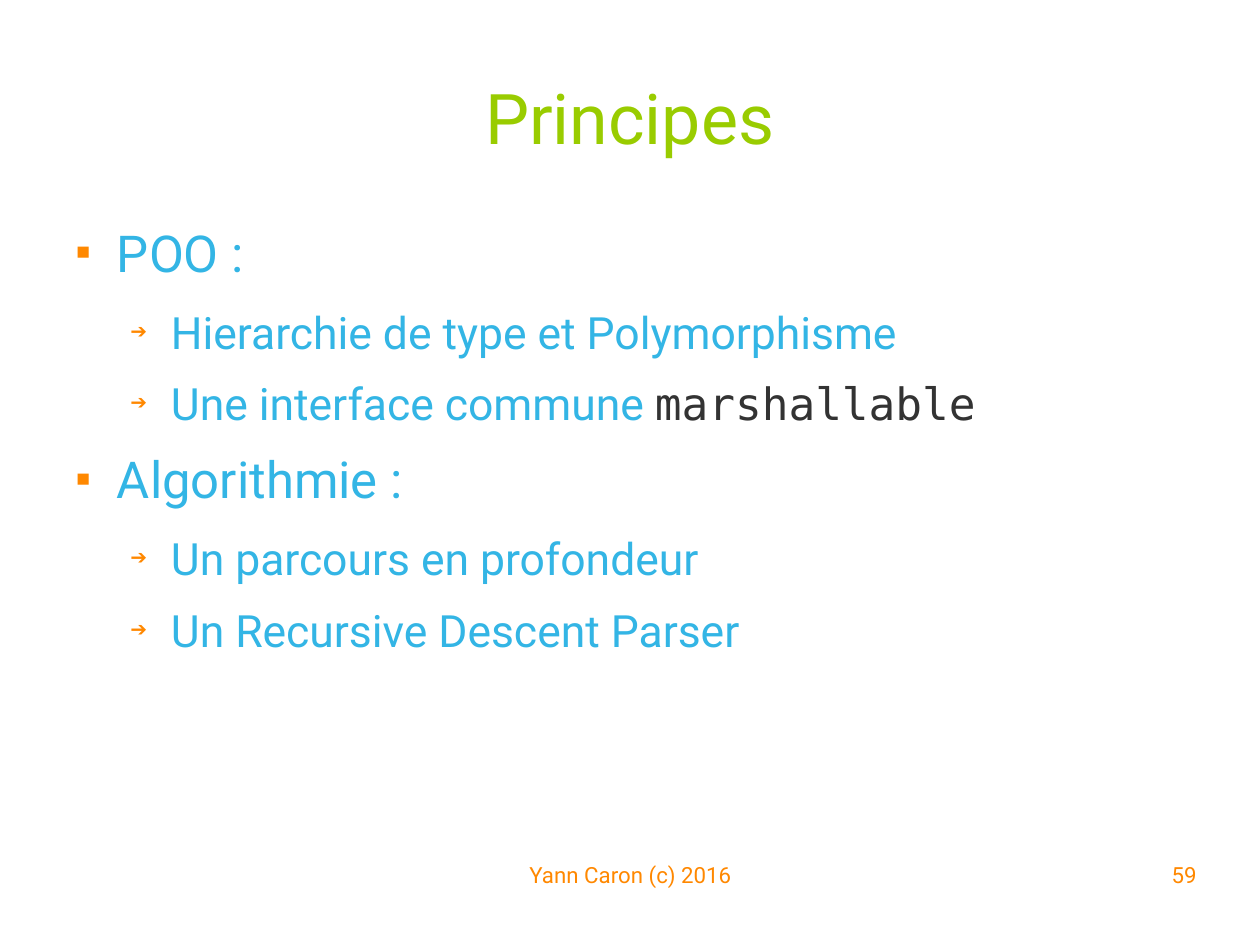
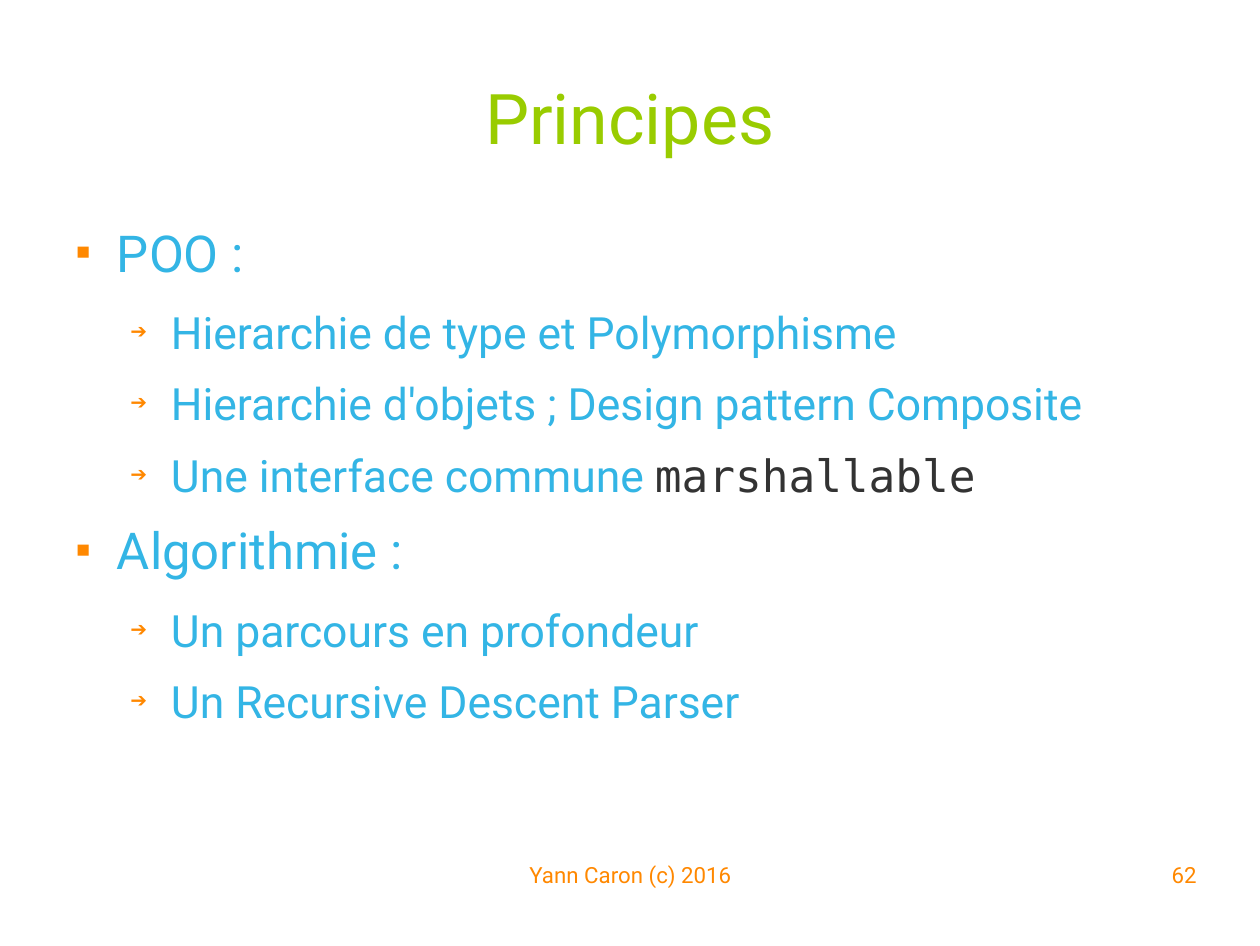
Before and after one commit to YannCaron/Android-ENSG, a slide deck: slide 62 of 10 - Spatialite.odp (slide 59 before the commit). Drawn at 1260x946 pixels with LibreOffice and Linux fonts; fonts in the diff are those of the drawing; background and template pictures are left out. Boxes give left, top, right and bottom in pixels: in the first picture for what was removed or moved away, otherwise in the second. Text is boxed around its words. In the diff, an @@ line names an element or a change of style, - is before the commit and + after.

```diff
--- a/10 - Spatialite.odp
+++ b/10 - Spatialite.odp
@@ text at bbox=[171, 386, 1082, 430]: paragraph added @@
+  ➔ Hierarchie d'objets ; Design pattern Composite
@@ page number at bbox=[1172, 867, 1197, 884]: text changed @@
-59
+62
```
Also in this commit, not shown: 15 other slides changed, 7 slides added, 4 slides removed, 5 other files.
